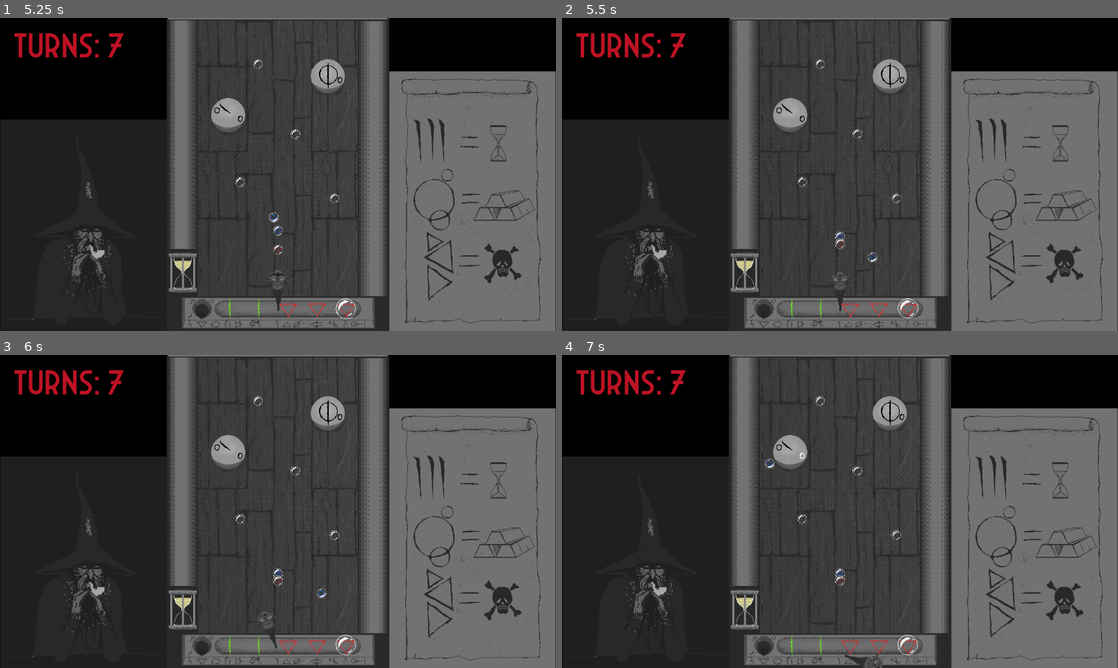
Above: before the commit, frames 1-4 (two rows, left to right).
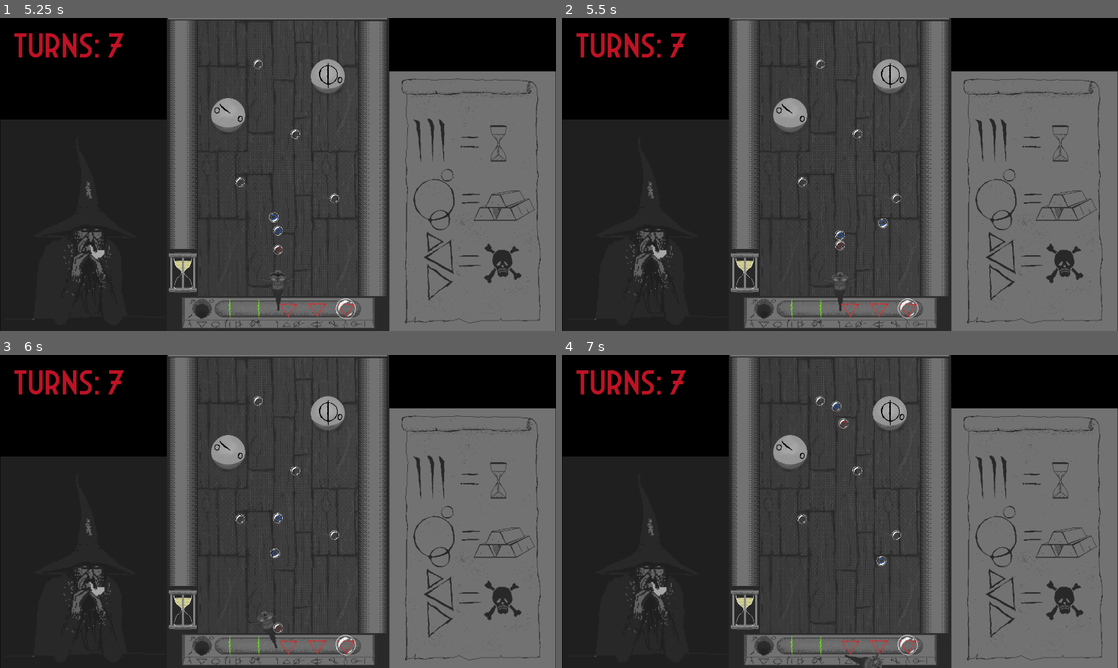
Above: after the commit, the same moments.

Repository: colton-o/bubblemancer
Game: Godot game, scene res://Levels/Stage_1.tscn
The game is run twice, just before and just after one commit, with the same random seed, the same clock (stepped at 60 frames per second) and the same inputs.
Inputs (mouse positions are in pixels of both pictures, inside the frame that each line leads up to):
- Up to frame 1 (5.25 s): move the mouse to (400, 158) at 0.52 s; click (400, 158) at 0.6 s; move the mouse to (166, 190) at 1.27 s; tap A (x_rot_neg) at 1.35 s; move the mouse to (333, 105) at 2.02 s; hold D (x_rot_pos) 2.03-2.78 s; move the mouse to (250, 237) at 2.77 s; click (250, 237) at 2.85 s; move the mouse to (444, 221) at 3.52 s; hold A (x_rot_neg) 3.53-4.28 s; move the mouse to (111, 127) at 4.27 s; tap D (x_rot_pos) at 4.35 s; move the mouse to (305, 174) at 5.02 s; click (305, 174) at 5.1 s
- Up to frame 2 (5.5 s): no input
- Up to frame 3 (6 s): move the mouse to (194, 433) at 5.77 s; tap A (x_rot_neg) at 5.85 s
- Up to frame 4 (7 s): move the mouse to (962, 495) at 6.52 s; hold D (x_rot_pos) from 6.53 s (still down)

Frame 1 is identical in both runs. In frame 2, 0.1% of the frame differs, in the area x 49-59%, y 64-79%; in frame 3, 0.1%; in frame 4, 0.2%, in the area x 36-59%, y 14-74%.

Commit message:
Update orb.gd

Diff:
--- a/Scripts/orb.gd
+++ b/Scripts/orb.gd
@@ -6,6 +6,7 @@
 @export var connectedOrbs = Array([], TYPE_OBJECT, "Node", Orb)
 var connectedSeal
 var runeID
+@export var stuck = false
 @export var bounce_sfx: Array[AudioStream]
 @export var impact_sfx: Array[AudioStream]
 @export var pop_sfx: Array[AudioStream]
@@ -33,18 +34,24 @@
 			velocity = velocity.bounce(collision.get_normal())
 			play_sfx(bounce_sfx[randi() %3])
 		elif (collision.get_collider() is Orb):
-			connectedOrbs.append(collision.get_collider())
-			collision.get_collider().connectedOrbs.append(self)
-			velocity = Vector2.ZERO
-			play_sfx(impact_sfx[randi() %3])
-			_testFormulas()
-			active = false
+			if collision.get_collider().stuck:
+				connectedOrbs.append(collision.get_collider())
+				collision.get_collider().connectedOrbs.append(self)
+				velocity = Vector2.ZERO
+				play_sfx(impact_sfx[randi() %3])
+				_testFormulas()
+				active = false
+				stuck = true
+			else:
+				velocity = velocity.bounce(collision.get_normal())
+				play_sfx(bounce_sfx[randi() %3])
 		elif (collision.get_collider() is Seal):
 			collision.get_collider().connectedOrbs.append(self)
 			collision.get_collider()._testSeal()
 			velocity = Vector2.ZERO
 			connectedSeal = collision.get_collider()
 			active = false
+			stuck = true
 			play_sfx(seal_sfx[randi() %3])
 
 		else:
